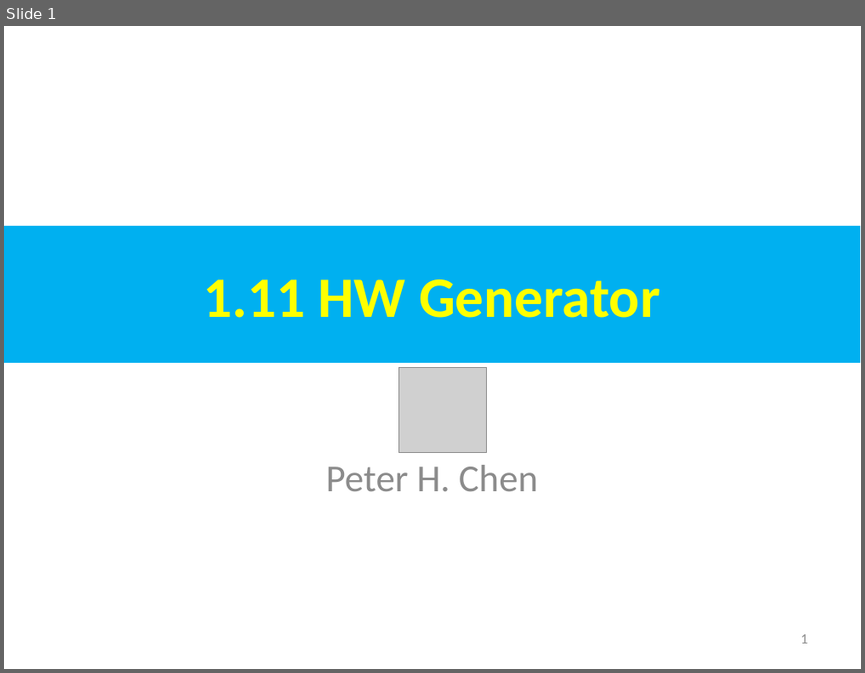
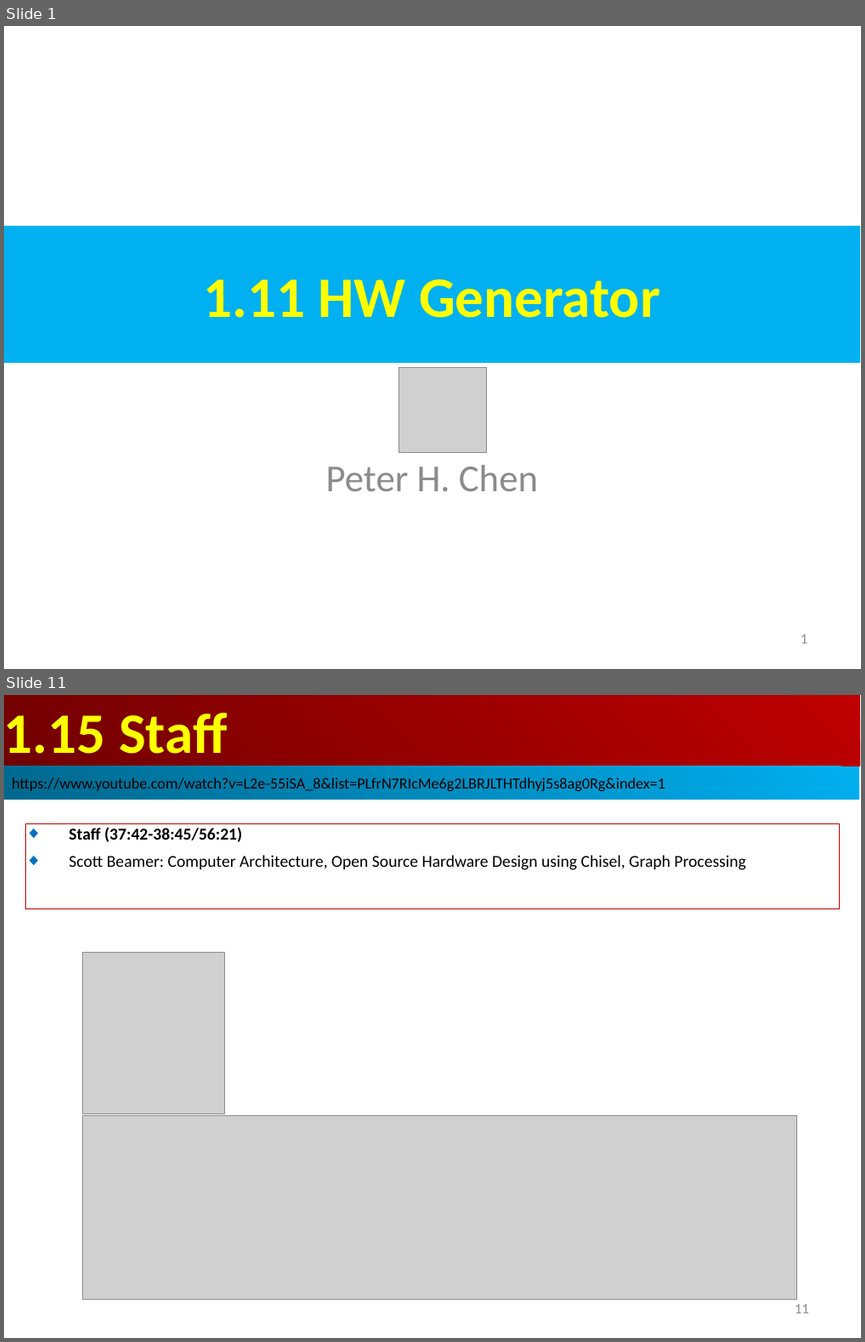
Before and after one commit to peterhchen/AIU_CS800_Chisel, a slide deck: 100_Chisel_HW_Design/001_Intro/000_Video/001.11_20_Generator.ppt. Shown one above the other, each under a label of ours: slide 1 before the commit, slides 1 and 11 after it; the slides between them are not shown. The pictures are 865x673 and 865x1342 pixels, drawn with LibreOffice and Linux fonts; fonts in the diff are those of the drawing; grey boxes stand for pictures. Boxes give left, top, right and bottom in pixels: in the first picture for what was removed or moved away, otherwise in the second. Text is boxed around its words. In the diff, an @@ line names an element or a change of style, - is before the commit and + after.

Commit message:
Introduction
Why do we need Agile/Chisel in Hardware Design?
1. As hardware design become complicated: Mobile phone, Data center, IoT, Electrical Vehicle, and AI, we need Advanced Chips and make all these designs come together.
2. Hardware Design need to increase energy efficiency even Moore’s Law is still appear. CPU and AI accelerator need to improve energy efficient for application. Design Cost need to be reduced: 3nm, 2nm, etc. Cost hundreds of million dollars for design. We need cheaper design flow.
3. Traditional, we have one step Waterfall/HW Design: Design, Specification, Implementation, Integration, Optimization, Verification.
Modern Agile Hardware Design use Chisel software to develop hardware: Design, Implementation, Optimization, Verification.
4. Chisel is open source: faster, bigger community, share components.
5. Chisel use generator to generate components better than reuse proprietary components.
6. Chisel (Construct Hardware in Scala Embedded Language) inherited Object-Oriented Design and Functional Programming.
7. Scala is interpreter based and easy to run inside the Jupyter notebook.
8. Chisel is open source with lot of code example, homework, lab, and projects.

```diff
--- a/100_Chisel_HW_Design/001_Intro/000_Video/001.11_20_Generator.ppt
+++ b/100_Chisel_HW_Design/001_Intro/000_Video/001.11_20_Generator.ppt
@@ slide 11 added at (4,695,861,1338), background #FFFFFF @@
@@ rectangle added at (4,695,860,766), fill gradient #BF0000 to #710000, 48 pt, text #FFFF00, bold @@
+1.15 Staff
@@ rectangle added at (4,766,859,800), fill gradient #00AFEF to #00688E, 13 pt, text #000000 @@
+https://www.youtube.com/watch?v=L2e-55iSA_8&list=PLfrN7RIcMe6g2LBRJLTHTdhyj5s8ag0Rg&index=1
@@ rectangle added at (25,823,840,909), outline #C00000 0.74 pt, 14 pt, text #000000 @@
+◆ Staff (37:42-38:45/56:21)
+◆ Scott Beamer: Computer Architecture, Open Source Hardware Design using Chisel, Graph Processing
@@ picture added at (83,952,224,1113) @@
@@ picture added at (83,1115,796,1299) @@
@@ page number added at (794,1304,809,1313), 12 pt, text #8B8B8B @@
+11
```
Also in this commit, not shown: 1 slide changed, 18 other slides added, 2 other files.
